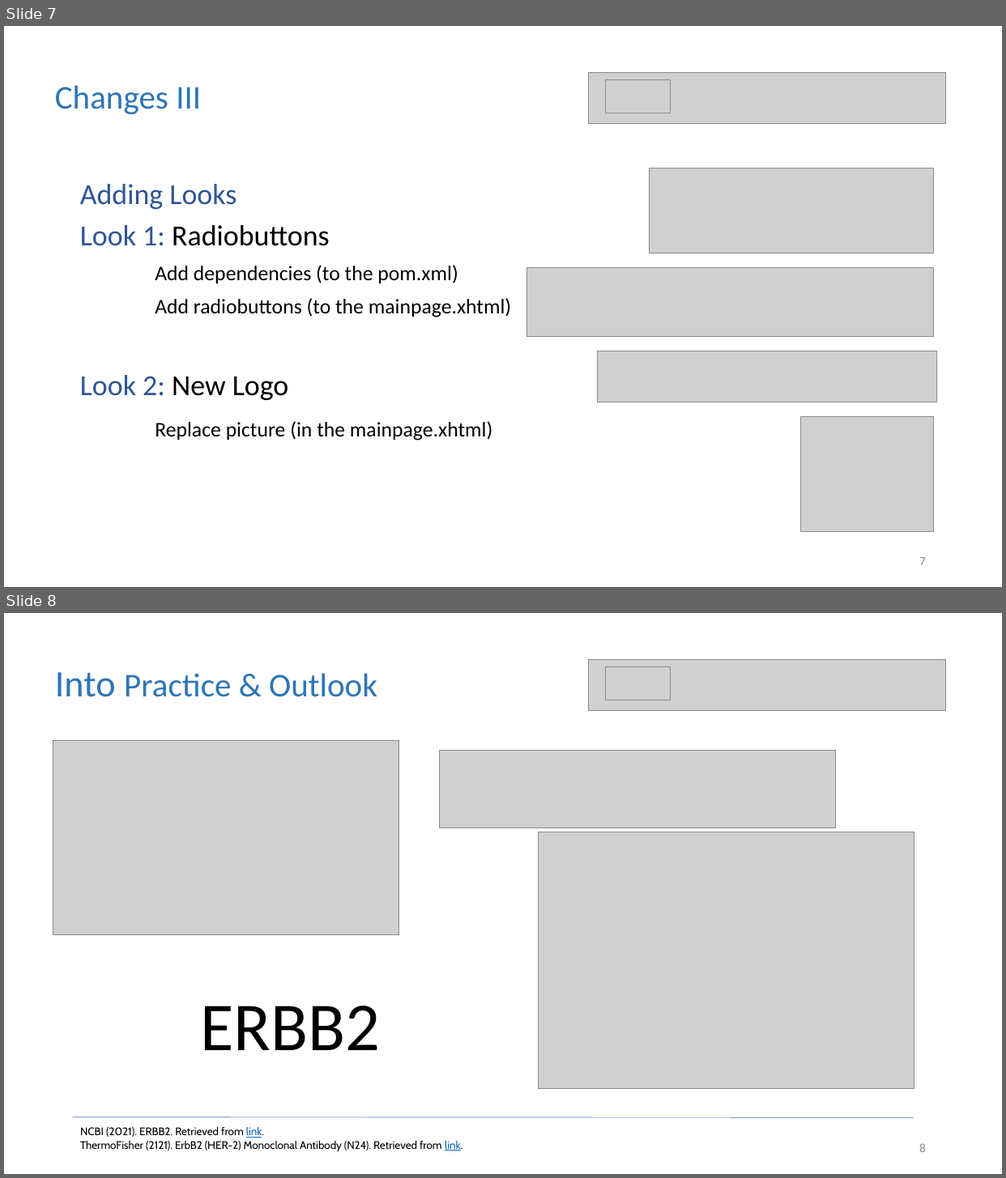
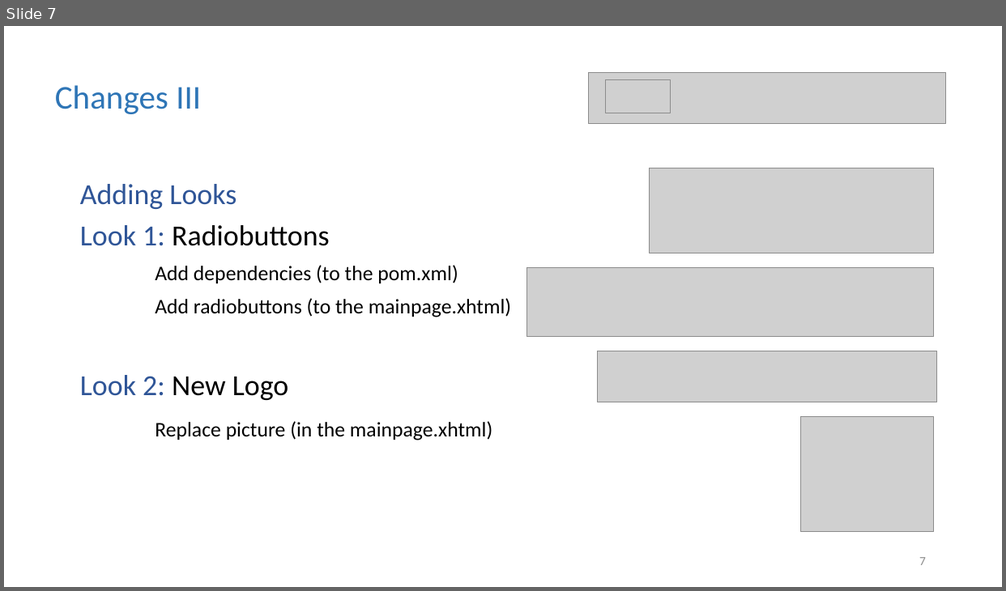
Before and after one commit to christophergalli/Team_Habsburg, a slide deck: GeneService_Presentation.pptx. Shown one above the other, each under a label of ours: slides 7 and 8 before the commit, slide 7 after it. The pictures are 1006x1178 and 1006x591 pixels, drawn with LibreOffice and Linux fonts; fonts in the diff are those of the drawing; grey boxes stand for pictures. Boxes give left, top, right and bottom in pixels: in the first picture for what was removed or moved away, otherwise in the second. Text is boxed around its words. In the diff, an @@ line names an element or a change of style, - is before the commit and + after.

```diff
--- a/GeneService_Presentation.pptx
+++ b/GeneService_Presentation.pptx
@@ slide 8 removed at [4, 613, 1002, 1174], background #FFFFFF @@
@@ picture removed at [589, 659, 946, 710] @@
@@ text removed at [55, 672, 377, 697] @@
-Into Practice & Outlook
@@ picture removed at [605, 667, 671, 700] @@
@@ picture removed at [53, 740, 399, 935] @@
@@ picture removed at [440, 750, 836, 828] @@
@@ picture removed at [539, 832, 914, 1088] @@
@@ text removed at [201, 1006, 381, 1050] @@
-ERBB2
@@ line removed from (73, 1118) to (914, 1118) @@
@@ text removed at [80, 1127, 462, 1152] @@
-NCBI (2021). ERBB2. Retrieved from link.
-ThermoFisher (2121). ErbB2 (HER-2) Monoclonal Antibody (N24). Retrieved from link.
@@ page number removed at [919, 1144, 926, 1152] @@
-8
```
Also in this commit, not shown: 2 slides changed, 1 slide added.
